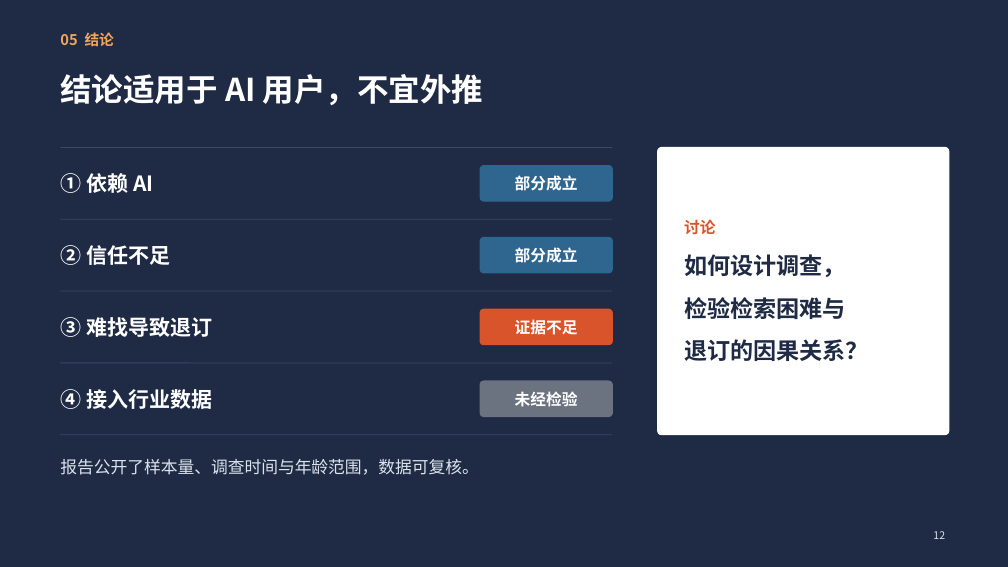
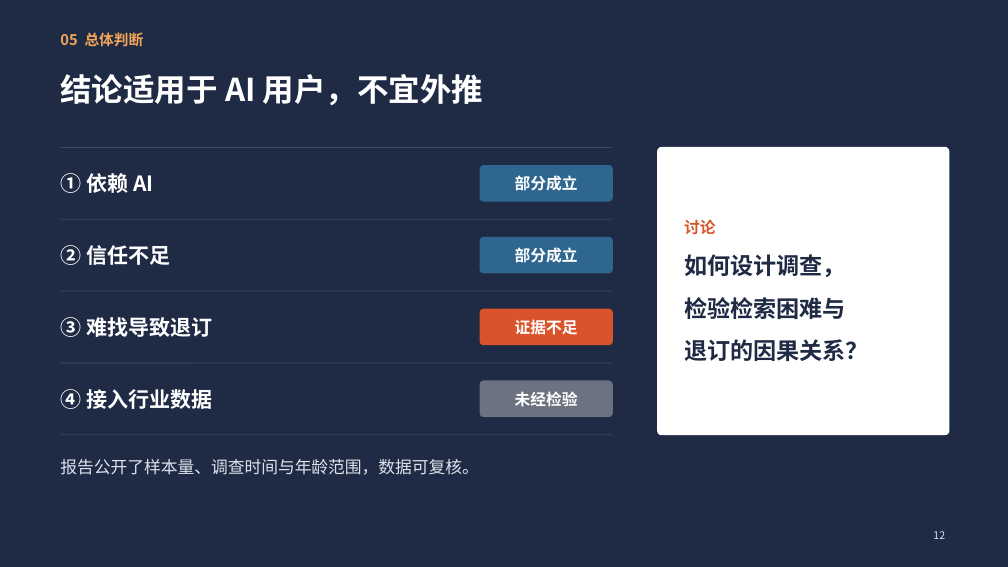
Before and after one commit to jayleo113/ppt, a slide deck: slide 12 of Gracenote报告解读_课堂汇报.pptx. Drawn at 1008x567 pixels with LibreOffice and Linux fonts; fonts in the diff are those of the drawing. Boxes give left, top, right and bottom in pixels: in the first picture for what was removed or moved away, otherwise in the second. Text is boxed around its words. In the diff, an @@ line names an element or a change of style, - is before the commit and + after.

```diff
--- a/Gracenote报告解读_课堂汇报.pptx
+++ b/Gracenote报告解读_课堂汇报.pptx
@@ text at (x1=60, y1=32, x2=144, y2=47): text changed @@
-05 结论
+05 总体判断
```
Also in this commit, not shown: 9 other slides changed, 6 other files.
